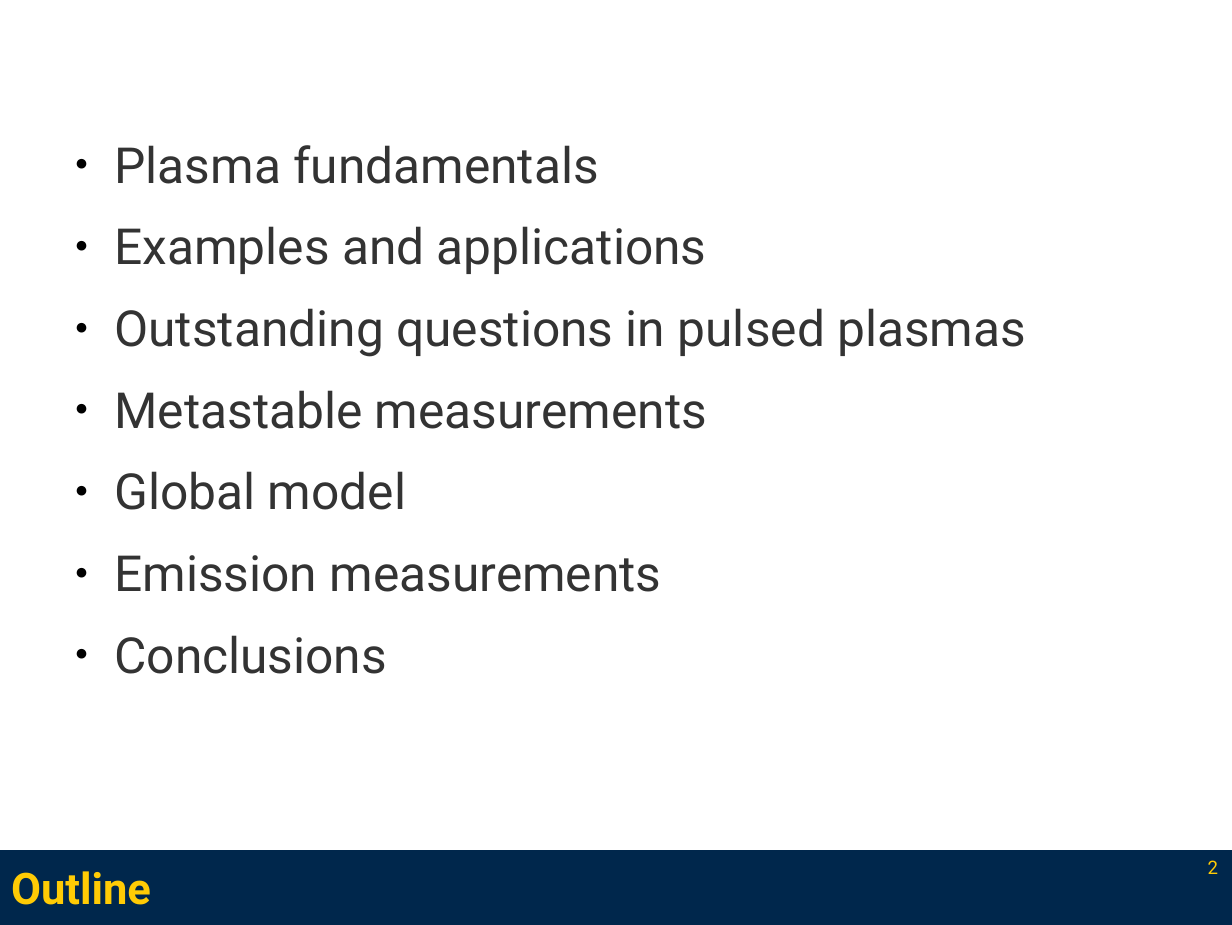
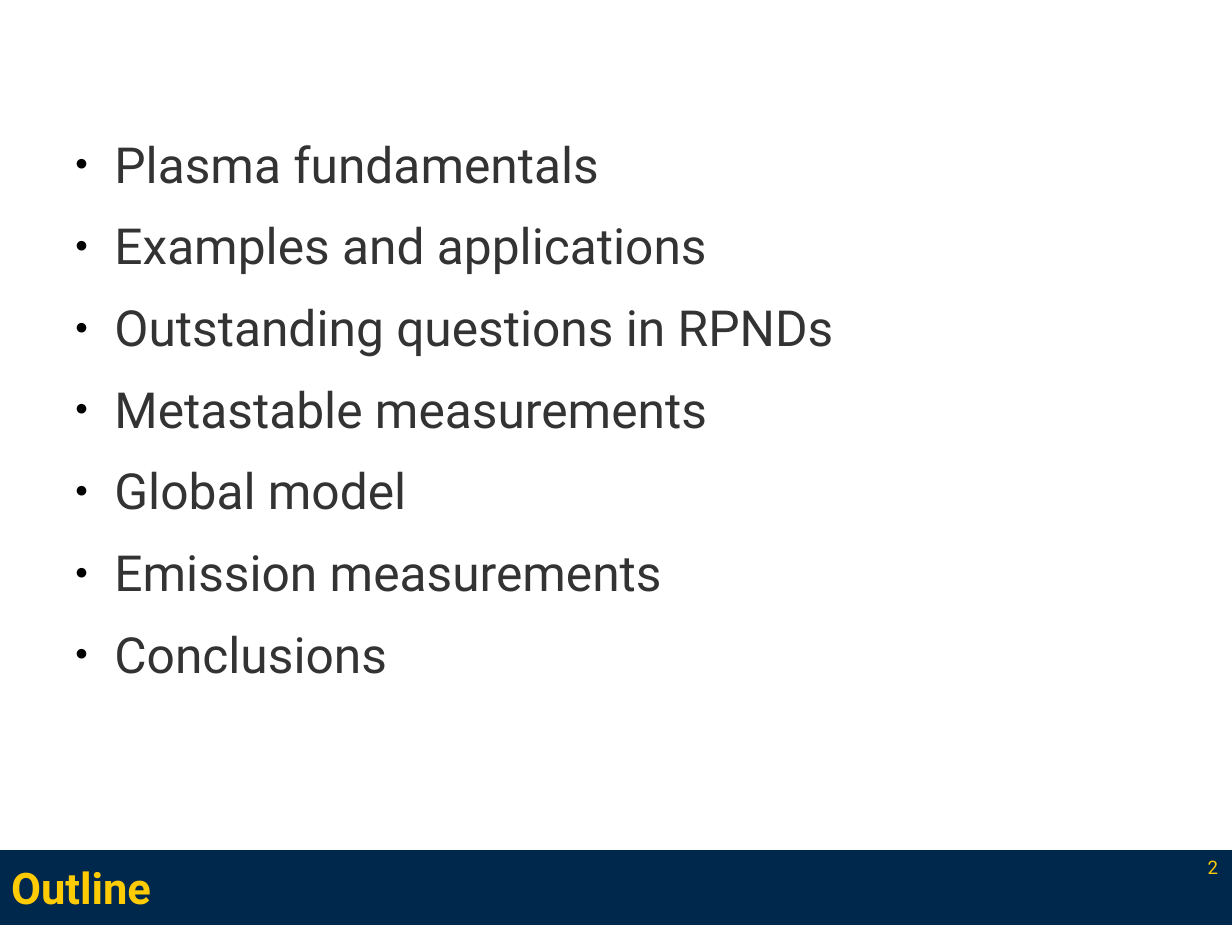
Before and after one commit to l3enny/dissertation, a slide deck: slide 2 of defense/presentation_annotated.odp. Drawn at 1232x925 pixels with LibreOffice and Linux fonts; fonts in the diff are those of the drawing. Boxes give left, top, right and bottom in pixels: in the first picture for what was removed or moved away, otherwise in the second. Text is boxed around its words. In the diff, an @@ line names an element or a change of style, - is before the commit and + after.

```diff
--- a/defense/presentation_annotated.odp
+++ b/defense/presentation_annotated.odp
@@ text at (114, 308, 834, 357): text changed @@
-● Outstanding questions in pulsed plasmas
+● Outstanding questions in RPNDs
```
Also in this commit, not shown: 3 other slides changed, 10 slides added, 2 slides removed, 12 other files.
